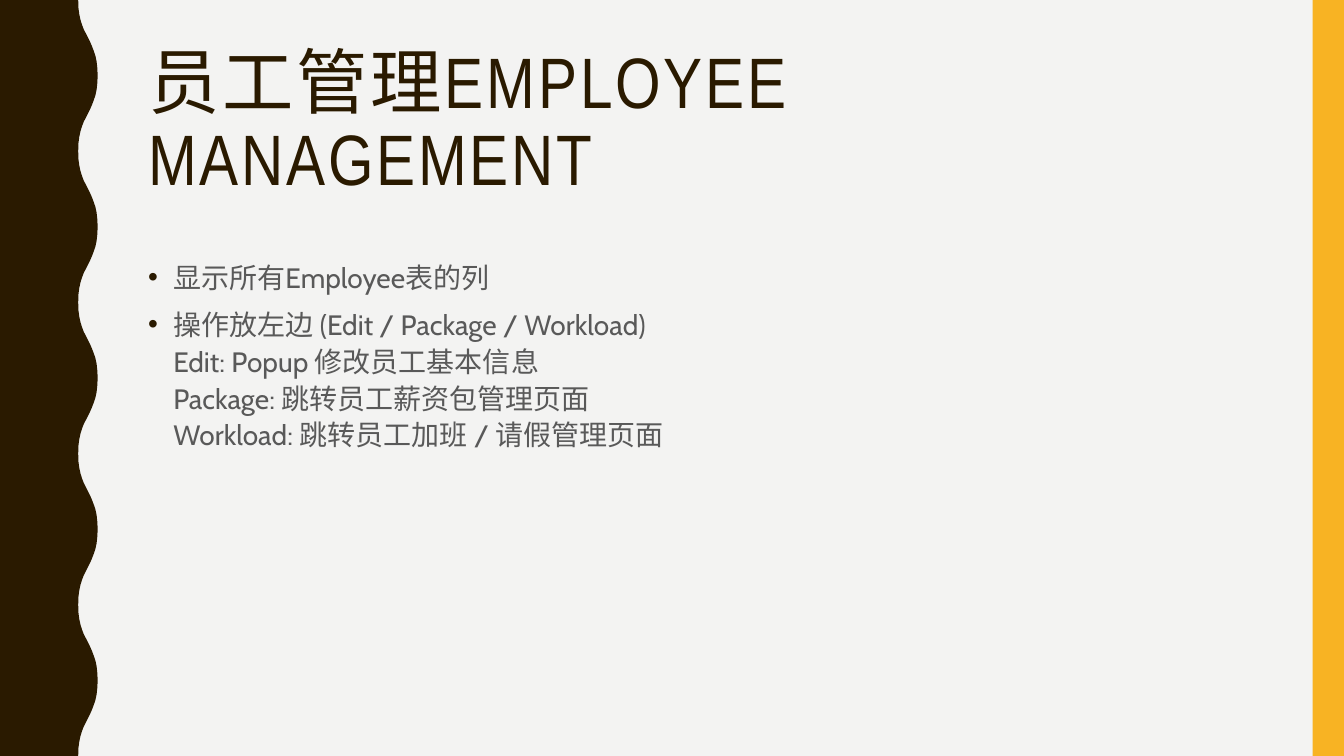
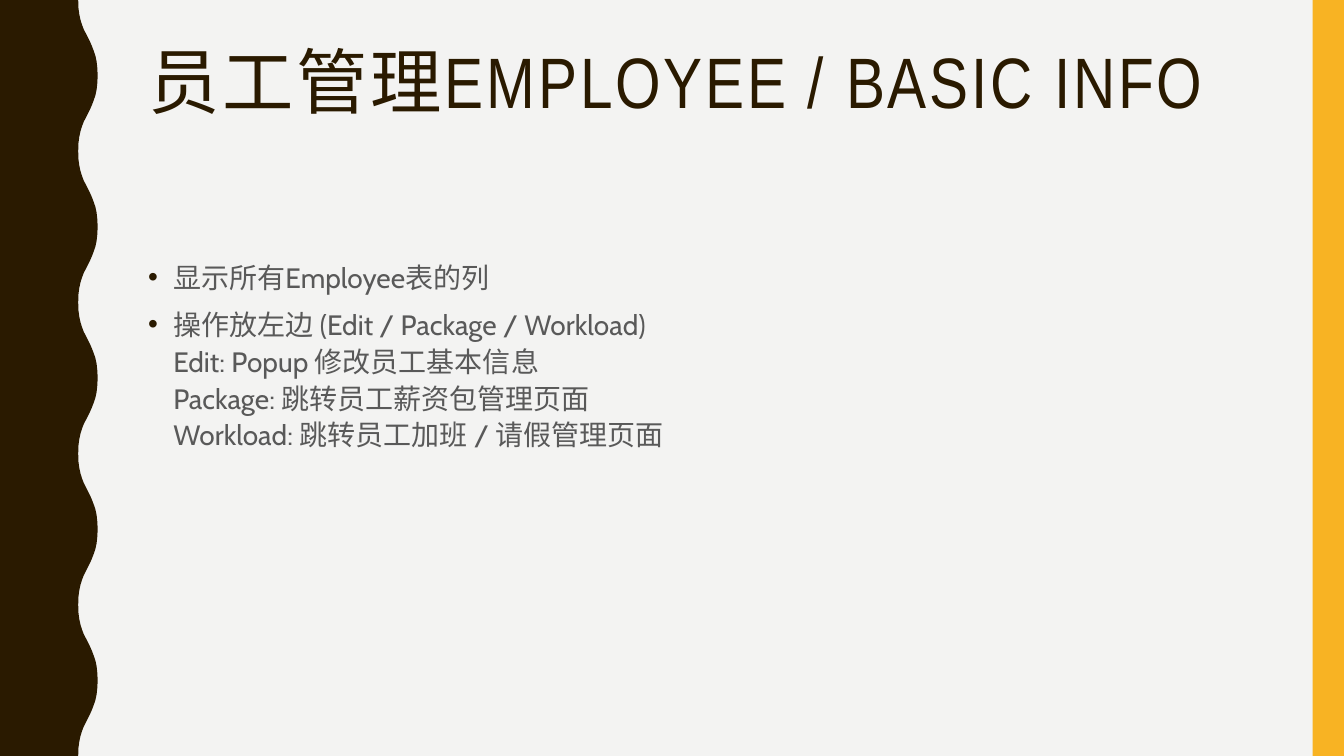
Before and after one commit to payrolls/payrolls.github.io, a slide deck: slide 9 of doc/Payroll Web UI.pptx (slide 7 before the commit). Drawn at 1344x756 pixels with LibreOffice and Linux fonts; fonts in the diff are those of the drawing. Boxes give left, top, right and bottom in pixels: in the first picture for what was removed or moved away, otherwise in the second. Text is boxed around its words. In the diff, an @@ line names an element or a change of style, - is before the commit and + after.

```diff
--- a/doc/Payroll Web UI.pptx
+++ b/doc/Payroll Web UI.pptx
@@ title at [148, 48, 1202, 114]: text changed @@
-员工管理EMPLOYEE MANAGEMENT
+员工管理EMPLOYEE / BASIC INFO
```
Also in this commit, not shown: 5 other slides changed, 5 slides added.
